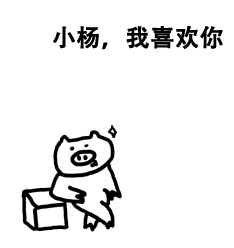
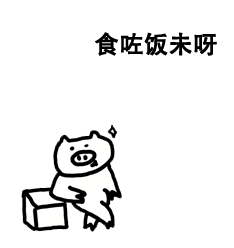
Revision of a layered 234×248 image; what changed, layer by layer:
renamed "小杨，我喜欢你" to "食咗饭未呀", painted on it over [53, 25, 223, 56]
